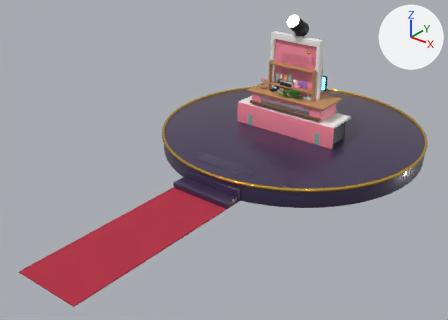
An edit to the glTF model public/models/salon_props.glb, drawn before and after from the same camera.
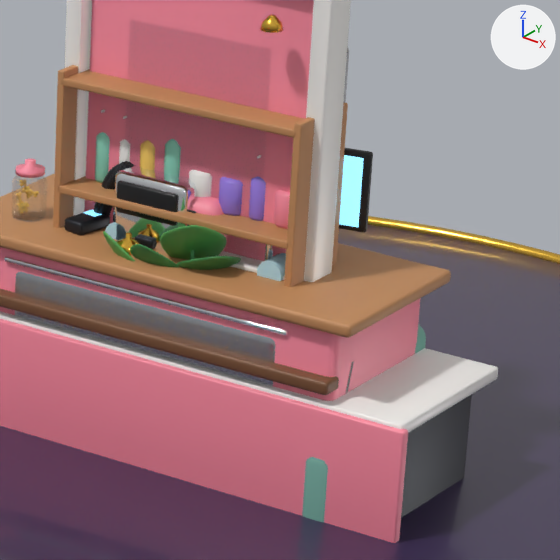
Each version appears first whole from a 50 mm lens placed at (6.18, -9.93, 5.27), pointed at (-0.11, -2.07, 0.39), and next in a close-up on the part from 58% to 81% of the width and 15% to 48% of the height. The lights are fixed; the arrows at upper right show +X, +Y and +Z. The first two pictures are the older version. Where no turn or scale is listed for an object, it has been applied to the vertices.

Before the edit, the objects in view are built like this:
```python
ob_keyboard = bpy.data.objects.new('Keyboard', me_keyboard_001)
ob_keyboard.location = (0.32, -0.05, 1.108)
ob_monitor = bpy.data.objects.new('Monitor', me_monitor_001)
ob_monitor.parent = ob_receptiondesk
ob_monitor.location = (0.35, 0.17, 1.37)
ob_monitor.rotation_euler = (0.0, 0.0, 0.175)  # degrees (0, 0, 10)
ob_monitorbase = bpy.data.objects.new('MonitorBase', me_monitorbase_001)
ob_monitorbase.location = (0.35, 0.18, 1.105)
ob_monitorstand = bpy.data.objects.new('MonitorStand', me_monitorstand_001)
ob_monitorstand.location = (0.35, 0.18, 1.2)
ob_screen = bpy.data.objects.new('Screen', me_screen_001)
ob_screen.parent = ob_receptiondesk
ob_screen.location = (0.347, 0.152, 1.37)
ob_screen.rotation_euler = (0.0, 0.0, 0.175)  # degrees (0, 0, 10)
ob_top_001 = bpy.data.objects.new('Top.001', me_top_002)
ob_top_001.location = (0.0, 0.0, 1.075)
# also in view: 'Stripe' at (0.0, -0.33, 0.85); 'Side-1' at (-0.5, 0.0, 0.85); 'Leg1.0' at (1.0, 0.0, 0.37); 'Board4' at (0.0, 0.0, 1.66); 'Tub' at (0.0, 0.0, 0.75)
```
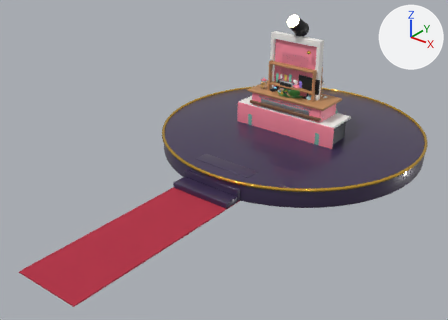
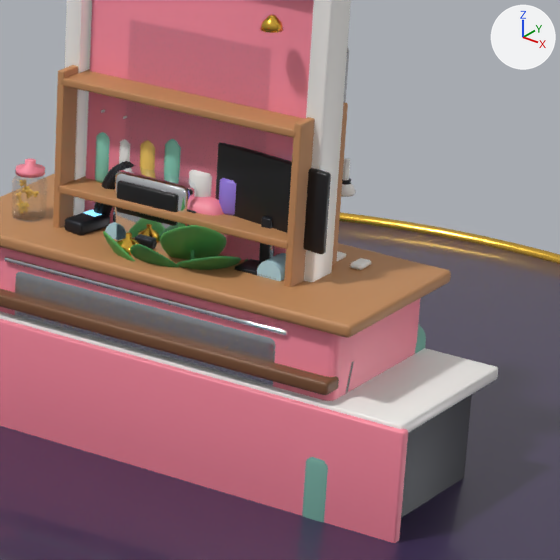
Location of each change, (x1, y1, x2, y2) in pixels of the close-ups (560 x 560 px):
'Monitor', moved, turned
    before: (339, 148, 373, 232)
    after: (216, 144, 331, 254)
'Screen', moved, turned (not visible afterwards)
    before: (339, 155, 364, 227)
'Keyboard', moved (mostly hidden afterwards)
    before: (212, 252, 285, 280)
    after: (337, 251, 346, 261)
'MonitorStand', moved (not visible before)
    after: (259, 216, 274, 265)
'MonitorBase', moved (not visible before)
    after: (234, 259, 271, 278)
'Mouse', added
    after: (350, 258, 371, 270)

The change, as a list of edits to the scene's bpy script:
```text
Add me_mouse_001:
    me_mouse_001.from_pydata(...)  # 96 vertices, 188 faces; spans x -0.025..0.025, y -0.04..0.04, z -0.01..0.01
    me_mouse_001.materials.append(mat_whiteplastic)  # white #f4f2ee
Change ob_keyboard:
    ob_keyboard.location: (0.32, -0.05, 1.108) -> (0.32, 0.17, 1.108)
Change ob_monitor:
    ob_monitor.location: (0.35, 0.17, 1.37) -> (0.35, -0.05, 1.37)
    ob_monitor.rotation_euler: (0.0, 0.0, 0.175) -> (0.0, 0.0, -0.14)  # degrees (0, 0, 10) -> degrees (0, 0, -8)
Change ob_monitorbase:
    ob_monitorbase.location: (0.35, 0.18, 1.105) -> (0.35, -0.06, 1.105)
Change ob_monitorstand:
    ob_monitorstand.location: (0.35, 0.18, 1.2) -> (0.35, -0.06, 1.2)
Change ob_screen:
    ob_screen.location: (0.347, 0.152, 1.37) -> (0.353, -0.033, 1.37)
    ob_screen.rotation_euler: (0.0, 0.0, 0.175) -> (0.0, 0.0, -0.14)  # degrees (0, 0, 10) -> degrees (0, 0, -8)
Add ob_mouse:
    ob_mouse = bpy.data.objects.new('Mouse', me_mouse_001)
    ob_mouse.location = (0.6, 0.18, 1.11)
```
